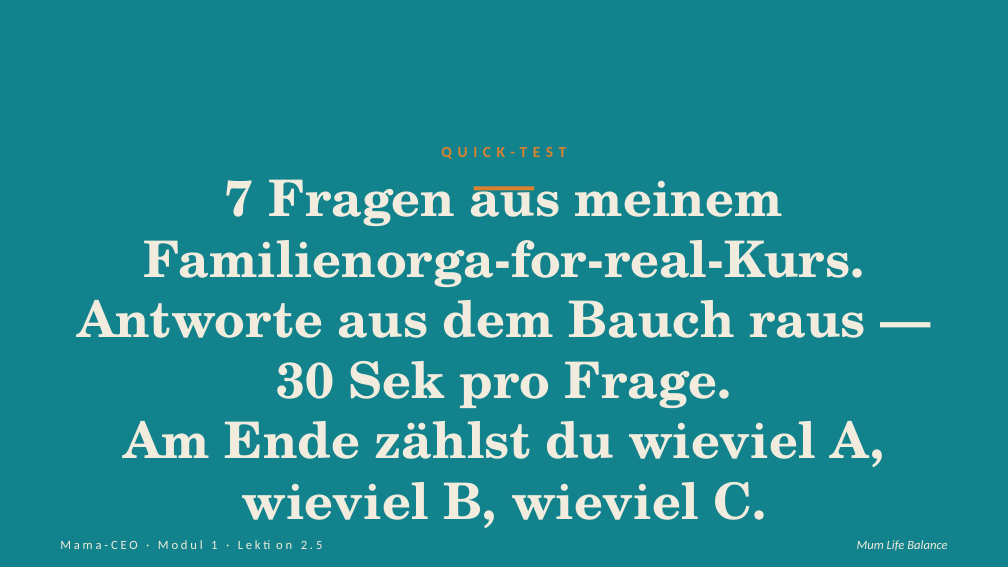
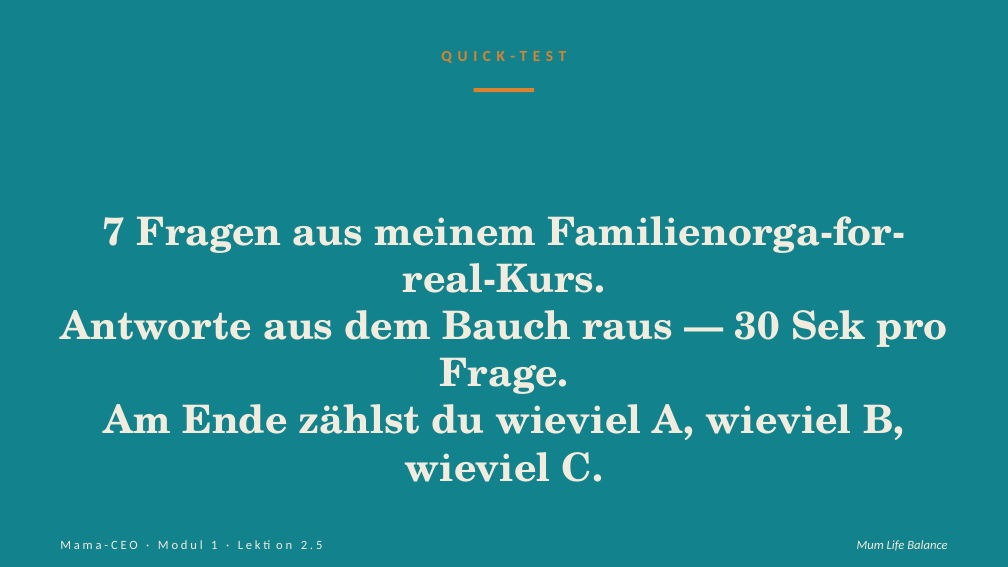
Before and after one commit to pnulmann-hue/mumlifebalance-workspace, a slide deck: slide 4 of outputs/produkte/mama-ceo/03-praesentationen/saeule-2/05-lektion-2-5.pptx. Drawn at 1008x567 pixels with LibreOffice and Linux fonts; fonts in the diff are those of the drawing. Boxes give left, top, right and bottom in pixels: in the first picture for what was removed or moved away, otherwise in the second. Text is boxed around its words. In the diff, an @@ line names an element or a change of style, - is before the commit and + after.

```diff
--- a/outputs/produkte/mama-ceo/03-praesentationen/saeule-2/05-lektion-2-5.pptx
+++ b/outputs/produkte/mama-ceo/03-praesentationen/saeule-2/05-lektion-2-5.pptx
@@ text "QUICK-TEST" moved from (x1=441, y1=147, x2=566, y2=159) to (x1=441, y1=51, x2=566, y2=63) @@
@@ rectangle moved from (x1=474, y1=186, x2=534, y2=191) to (x1=474, y1=89, x2=534, y2=93) @@
@@ text "7 Fragen aus meinem Familienorga-for-real-Kurs." at (x1=61, y1=216, x2=947, y2=482): size 36 to 28 pt @@
```
Also in this commit, not shown: 7 other slides changed, 32 other files.
